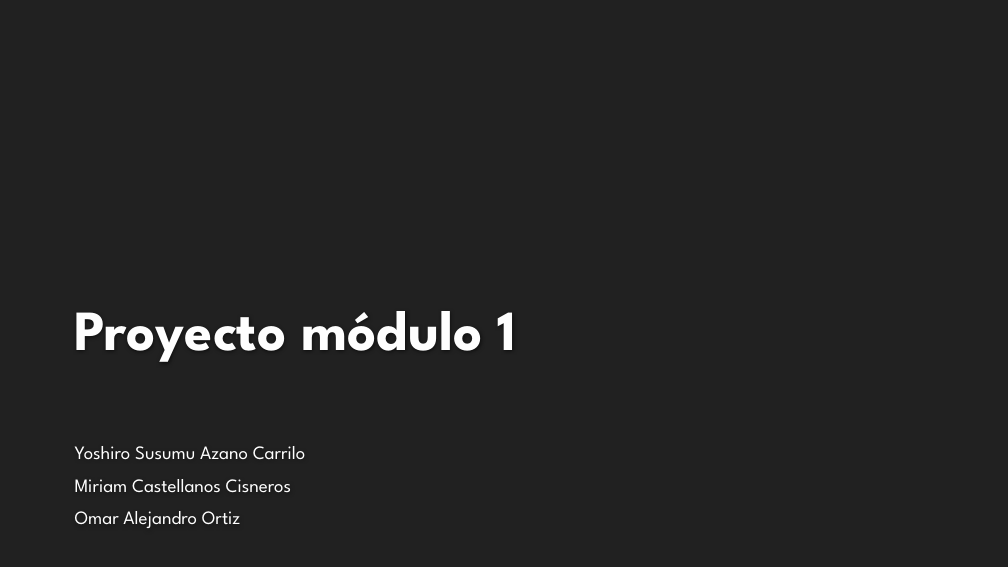
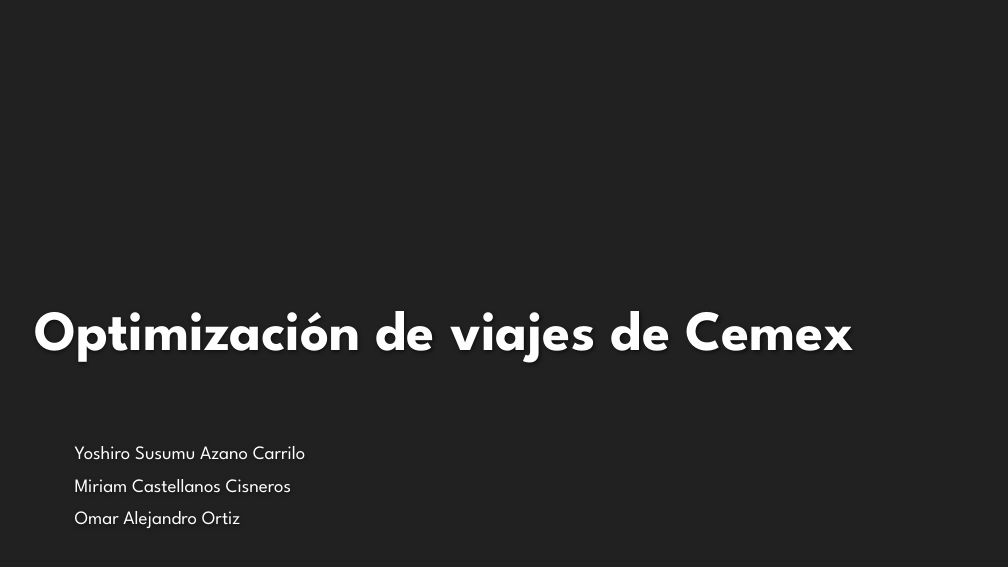
Before and after one commit to Miriam-Castellanos/PROYECTO-MODULO-1, a slide deck: slide 1 of Presentación proyecto modulo 1.pptx. Drawn at 1008x567 pixels with LibreOffice and Linux fonts; fonts in the diff are those of the drawing; background and template pictures are left out. Boxes give left, top, right and bottom in pixels: in the first picture for what was removed or moved away, otherwise in the second. Text is boxed around its words. In the diff, an @@ line names an element or a change of style, - is before the commit and + after.

```diff
--- a/Presentación proyecto modulo 1.pptx
+++ b/Presentación proyecto modulo 1.pptx
@@ title at (34, 311, 854, 363): text changed @@
-Proyecto módulo 1
+Optimización de viajes de Cemex
```
Also in this commit, not shown: 3 other slides changed, 3 slides added, 1 slide removed.
